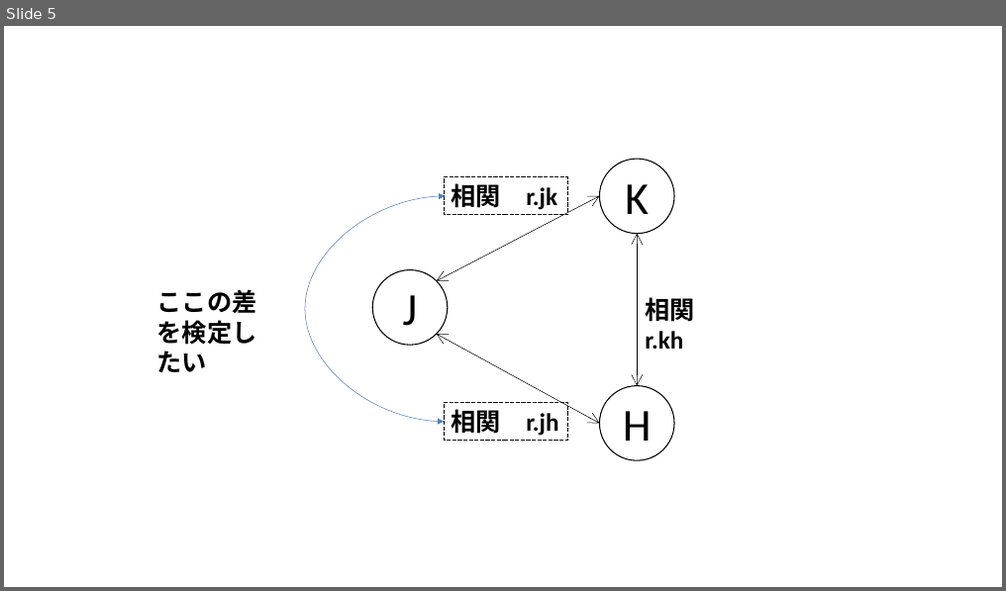
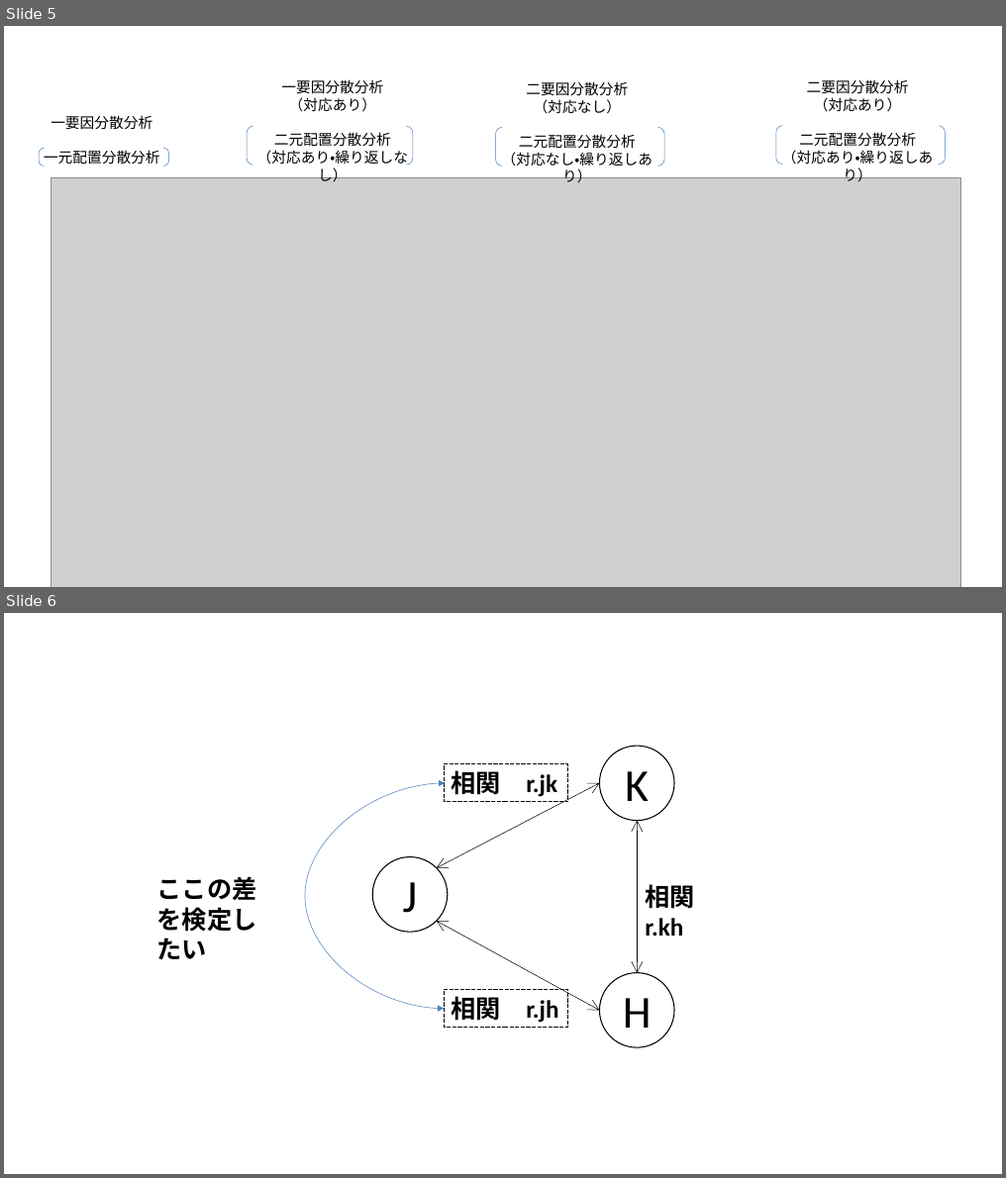
Before and after one commit to b-fujino/RLessonText, a slide deck: Img/AnovaModeling.pptx. Shown one above the other, each under a label of ours: slide 5 before the commit, slides 5 and 6 after it. The pictures are 1006x591 and 1006x1178 pixels, drawn with LibreOffice and Linux fonts; fonts in the diff are those of the drawing; grey boxes stand for pictures. Boxes give left, top, right and bottom in pixels: in the first picture for what was removed or moved away, otherwise in the second. Text is boxed around its words. In the diff, an @@ line names an element or a change of style, - is before the commit and + after.

```diff
--- a/Img/AnovaModeling.pptx
+++ b/Img/AnovaModeling.pptx
@@ slide 5 added at bbox=[4, 26, 1002, 587], background #FFFFFF @@
@@ text added at bbox=[257, 79, 408, 184], 14 pt, text #000000 @@
+一要因分散分析
+（対応あり）
+二元配置分散分析
+（対応あり・繰り返しなし）
@@ text added at bbox=[502, 81, 652, 182], 14 pt, text #000000 @@
+二要因分散分析
+（対応なし）
+二元配置分散分析
+（対応なし・繰り返しあり）
@@ text added at bbox=[782, 79, 933, 184], 14 pt, text #000000 @@
+二要因分散分析
+（対応あり）
+二元配置分散分析
+（対応あり・繰り返しあり）
@@ text added at bbox=[44, 115, 160, 167], 14 pt, text #000000 @@
+一要因分散分析
+一元配置分散分析
@@ bracket pair added at bbox=[247, 126, 413, 166], outline #4F81BD 0.5 pt @@
@@ bracket pair added at bbox=[496, 127, 665, 166], outline #4F81BD 0.5 pt @@
@@ bracket pair added at bbox=[776, 126, 945, 165], outline #4F81BD 0.5 pt @@
@@ bracket pair added at bbox=[39, 148, 168, 166], outline #4F81BD 0.5 pt @@
@@ picture added at bbox=[52, 178, 961, 587] @@
@@ what was slide 5 is now slide 6 @@
```
Also in this commit, not shown: 5 other files.
